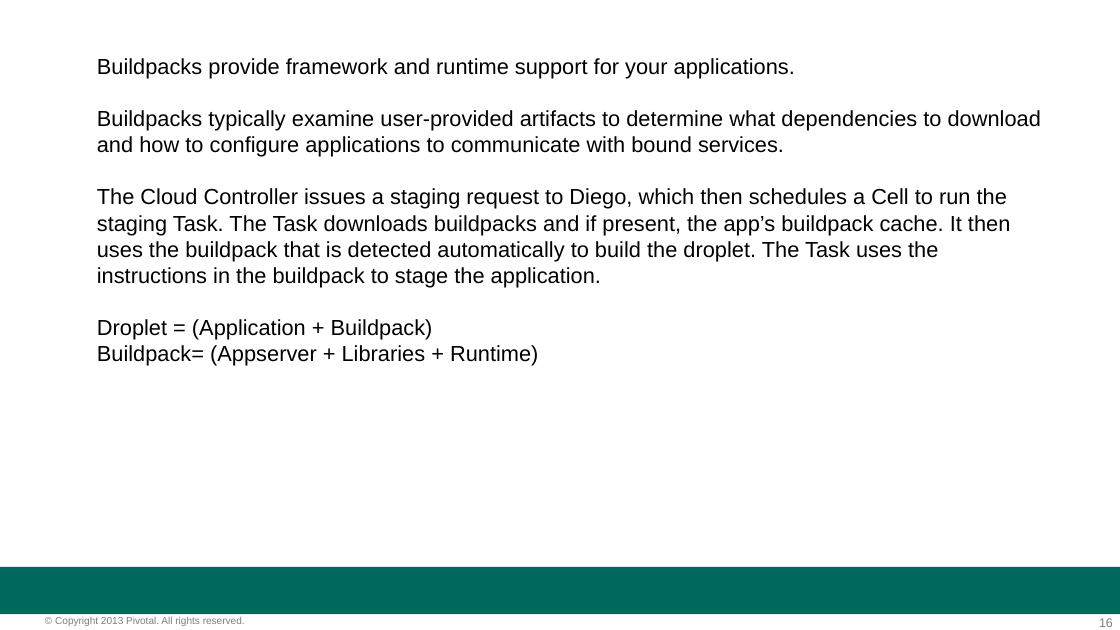
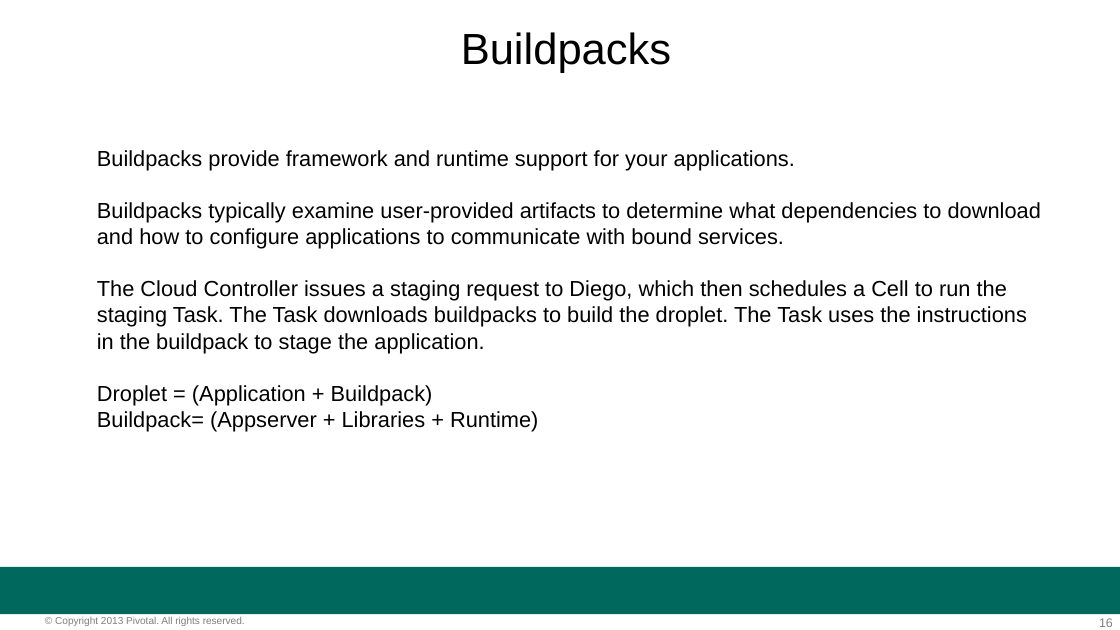
Before and after one commit to amitgandotra/extra, a slide deck: slide 16 of Hour_of_Power_v2.pptx. Drawn at 1120x630 pixels with LibreOffice and Linux fonts; fonts in the diff are those of the drawing; background and template pictures are left out. Boxes give left, top, right and bottom in pixels: in the first picture for what was removed or moved away, otherwise in the second. Text is boxed around its words. In the diff, an @@ line names an element or a change of style, - is before the commit and + after.

Commit message:
ppt

```diff
--- a/Hour_of_Power_v2.pptx
+++ b/Hour_of_Power_v2.pptx
@@ text added at (461, 32, 671, 73), 28 pt, text #000000 @@
+Buildpacks
@@ text "Buildpacks provide framework and runtime ...": place and size @@
-text "Buildpacks provide framework and runtime ..." at (97, 58, 1041, 366)
+text "Buildpacks provide framework and runtime ..." at (97, 150, 1041, 432)
@@ text at (97, 280, 1027, 353): text changed @@
-The Cloud Controller issues a staging request to Diego, which then schedules a Cell to run the staging Task. The Task downloads buildpacks and if present, the app’s buildpack cache. It then uses the buildpack that is detected automatically to build the droplet. The Task uses the instructions in the buildpack to stage the application.
+The Cloud Controller issues a staging request to Diego, which then schedules a Cell to run the staging Task. The Task downloads buildpacks to build the droplet. The Task uses the instructions in the buildpack to stage the application.
```
Also in this commit, not shown: 4 other slides changed.
